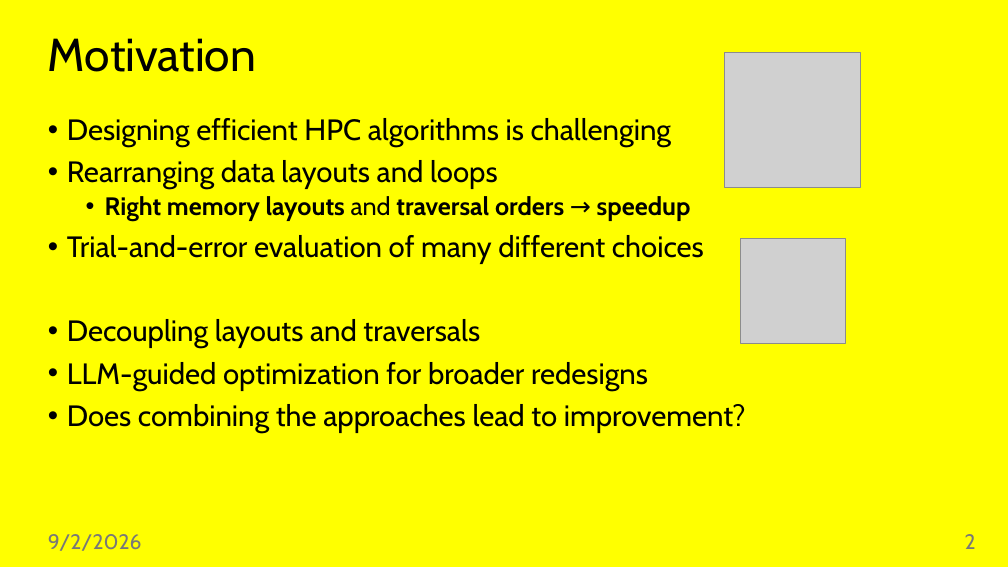
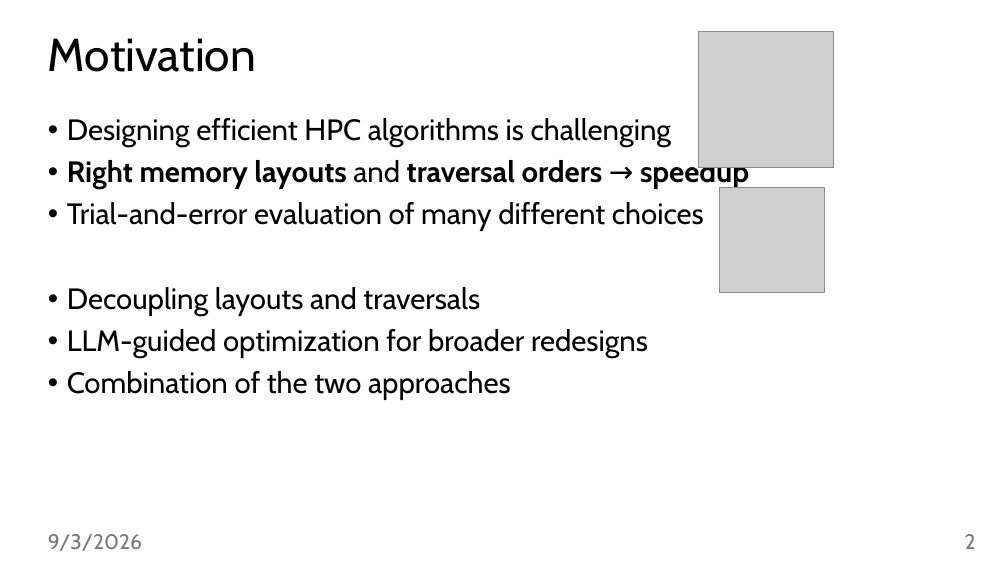
Before and after one commit to jiriklepl/phd-thesis, a slide deck: slide 2 of slides/Optimizing Memory Layouts and Traversal Orders in High-Performance Computing.pptx. Drawn at 1008x567 pixels with LibreOffice and Linux fonts; fonts in the diff are those of the drawing; grey boxes stand for pictures. Boxes give left, top, right and bottom in pixels: in the first picture for what was removed or moved away, otherwise in the second. Text is boxed around its words. In the diff, an @@ line names an element or a change of style, - is before the commit and + after.

```diff
--- a/slides/Optimizing Memory Layouts and Traversal Orders in High-Performance Computing.pptx
+++ b/slides/Optimizing Memory Layouts and Traversal Orders in High-Performance Computing.pptx
@@ background #FFFF00 to #FFFFFF @@
@@ picture: place and size @@
-picture at <box>725,52,861,188</box>
+picture at <box>698,32,833,167</box>
@@ text at <box>67,160,498,189</box>: paragraph removed @@
-• Rearranging data layouts and loops
@@ text at <box>67,157,749,189</box>: size 24 to 28 pt in "Right memory layouts and traversal orders → ..."; list level 2 to 1 in "Right memory layouts and traversal ..." @@
@@ picture: place and size @@
-picture at <box>740,239,845,344</box>
+picture at <box>719,188,824,293</box>
@@ text at <box>67,371,511,400</box>: text changed @@
-• Does combining the approaches lead to improvement?
+• Combination of the two approaches
@@ text at <box>48,534,142,551</box>: text changed @@
-9/2/2026
+9/3/2026
```
Also in this commit, not shown: 41 other slides changed.
